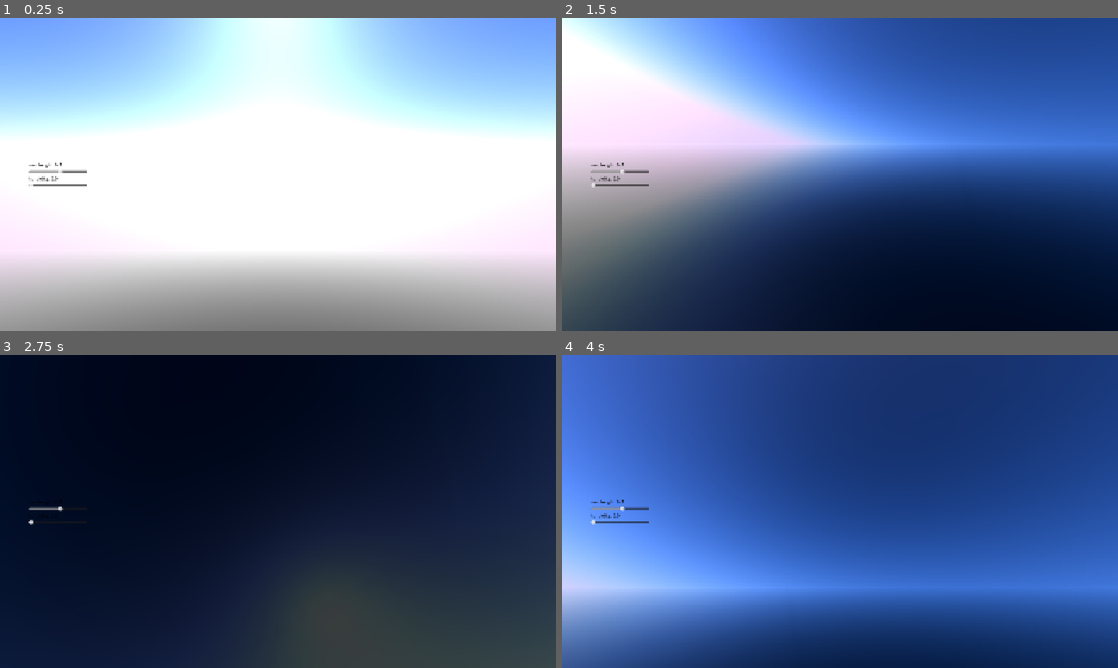
Above: before the commit, frames 1-4 (two rows, left to right).
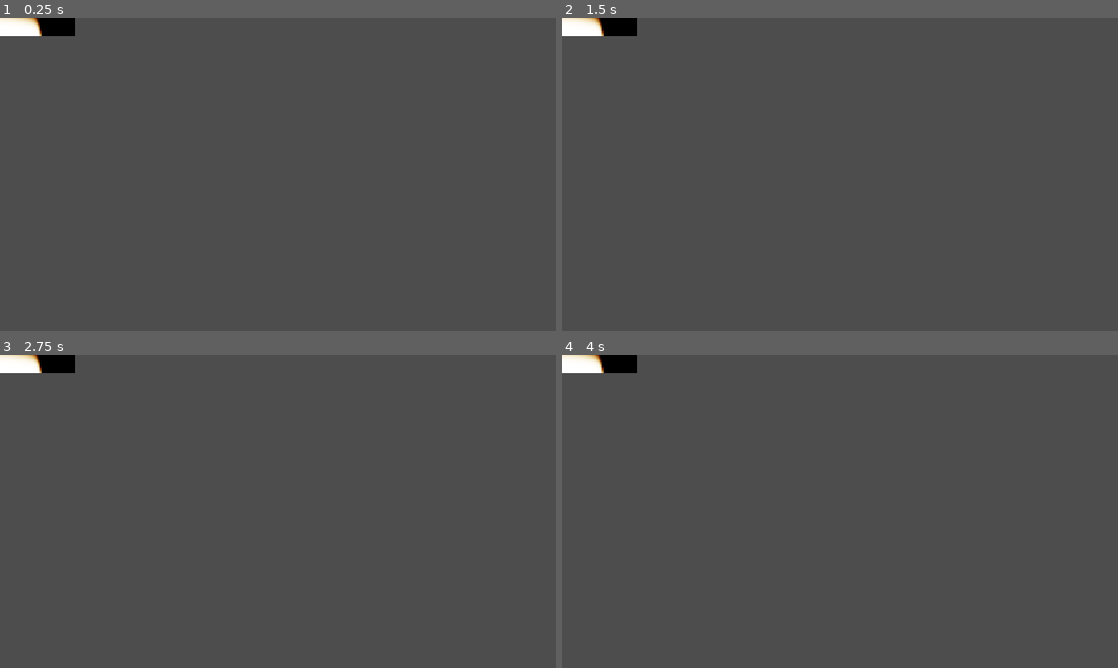
Above: after the commit, the same moments.

Repository: Nail-it-Jason/Weather_System
Game: Godot game, scene res://atmosphere_generator.tscn
Same seed, same stepped clock (60 frames per second), same inputs: the game is played once before the commit and once after it. Before the commit the project starts from res://node_3d.tscn.
Inputs:
- Up to frame 1 (0.25 s): no input
- Up to frame 2 (1.5 s): tap Enter at 0.5 s; hold D 0.53-1.28 s; hold S from 1.28 s (still down)
- Up to frame 3 (2.75 s): release S at 2.03 s; hold D from 2.03 s (still down)
- Up to frame 4 (4 s): release D at 2.78 s; hold W 2.78-3.53 s; hold A from 3.53 s (still down)

The runs differ from the first frame. In frame 1, 100% of the frame differs, in the area x 0-100%, y 0-100%; in frame 2, 98%; in frame 3, 98%; in frame 4, 100%.

Commit message:
Basic LUT

Diff:
--- a/SkyController.gd
+++ /dev/null
@@ -1,117 +0,0 @@
-@tool
-extends WorldEnvironment
-
-@export var sun_light: DirectionalLight3D
-@export_range(2.0, 10.0) var turbidity: float = 2.0
-
-@export var sun_label: Label
-@export var turbidity_label: Label
-@export var turbidity_slider: HSlider
-@export var sun_height_slider: HSlider
-
-var sky_material: ShaderMaterial
-
-# Called when the node enters the scene tree for the first time.
-func _ready() -> void:
-	sky_material = environment.sky.sky_material
-	sun_height_slider.value_changed.connect(_on_sun_height_changed)
-	_on_sun_height_changed(sun_height_slider.value)
-	turbidity_slider.value_changed.connect(_on_turbidity_changed)
-	_on_turbidity_changed(turbidity_slider.value)
-
-# Called every frame. 'delta' is the elapsed time since the previous frame.
-func _process(_delta: float) -> void:
-	if not sun_light:
-		return
-
-	if not sky_material and environment and environment.sky:
-		sky_material = environment.sky.sky_material
-
-	if not sky_material:
-		return
-	# vector sun ray direction from ground to sky
-	var sun_dir = -sun_light.global_basis.z.normalized()
-
-	sky_material.set_shader_parameter("sun_direction", sun_dir)
-
-	if sun_dir.y <= 0.0:
-		sun_light.light_energy = 0.0
-	else:
-		sun_light.light_energy = clamp(sun_dir.y * 5.0, 0.0, 1.0)
-
-	# Appendix A.2
-	# calculating a set of Y value
-	var A_Y =  0.1787 * turbidity - 1.4630
-	var B_Y = -0.3554 * turbidity + 0.4275
-	var C_Y = -0.0227 * turbidity + 5.3251
-	var D_Y =  0.1206 * turbidity - 2.5771
-	var E_Y = -0.0670 * turbidity + 0.3703
-
-	# calculating a set of x
-	var A_x = -0.0193 * turbidity - 0.2592
-	var B_x = -0.0665 * turbidity + 0.0008
-	var C_x = -0.0004 * turbidity + 0.2125
-	var D_x = -0.0641 * turbidity - 0.8989
-	var E_x = -0.0033 * turbidity + 0.0452
-
-	# calculating a set of y
-	var A_y = -0.0167 * turbidity - 0.2608
-	var B_y = -0.0950 * turbidity + 0.0092
-	var C_y = -0.0079 * turbidity + 0.2102
-	var D_y = -0.0441 * turbidity - 1.6537
-	var E_y = -0.0109 * turbidity + 0.0529
-
-	# send the values to the shader
-	sky_material.set_shader_parameter("perez_A", Vector3(A_Y, A_x, A_y))
-	sky_material.set_shader_parameter("perez_B", Vector3(B_Y, B_x, B_y))
-	sky_material.set_shader_parameter("perez_C", Vector3(C_Y, C_x, C_y))
-	sky_material.set_shader_parameter("perez_D", Vector3(D_Y, D_x, D_y))
-	sky_material.set_shader_parameter("perez_E", Vector3(E_Y, E_x, E_y))
-
-	# calculate theta_s, the angle between the sun and zenith
-	var cos_theta_s = clamp(sun_dir.y, 0.001, 1.0)
-	var theta_s = acos(cos_theta_s)
-
-	sky_material.set_shader_parameter("theta_s", theta_s)
-	# calculate Yz, zenith luminance (Kcd/m^2)
-	# Yz = (4.0453 * T - 4.9710) *
-	# tan((4/9 - T/120) * (PI - 2 * theta_s)) + 2.4192
-	var chi = (4.0 / 9.0 - turbidity / 120.0) * (PI - 2.0 * theta_s)
-	var zenith_Y = (4.0453 * turbidity - 4.9710) * tan(chi) + 2.4192
-
-	# Avoid minus values
-	zenith_Y = max(zenith_Y, 0.05)
-
-	# Calculate xz and yz
-	var T2 = turbidity * turbidity
-	var theta2 = theta_s * theta_s
-	var theta3 = theta2 * theta_s
-
-	# xz
-	var zenith_x = (
-		( 0.0017 * theta3 - 0.0037 * theta2 + 0.0021 * theta_s + 0.0) * T2 +
-		(-0.0290 * theta3 + 0.0638 * theta2 - 0.0320 * theta_s + 0.0039) * turbidity +
-		( 0.1169 * theta3 - 0.2120 * theta2 + 0.0605 * theta_s + 0.2589)
-	)
-
-	# yz
-	var zenith_y = (
-		( 0.0028 * theta3 - 0.0061 * theta2 + 0.0032 * theta_s + 0.0) * T2 +
-		(-0.0421 * theta3 + 0.0897 * theta2 - 0.0415 * theta_s + 0.0052) * turbidity +
-		( 0.1535 * theta3 - 0.2676 * theta2 + 0.0667 * theta_s + 0.2669)
-	)
-
-	sky_material.set_shader_parameter("zenith_Yxy", Vector3(zenith_Y, zenith_x, zenith_y))
-
-	var sky_exposure = smoothstep(-0.08, 0.0, sun_dir.y)
-	sky_material.set_shader_parameter("exposure", sky_exposure)
-
-# sun height slider function
-func _on_sun_height_changed(value: float) -> void:
-	sun_label.text = "sun height: " + str(snapped(value, 0.01))
-	sun_light.rotation_degrees.x = value * 90.0
-
-# turbidity slider
-func _on_turbidity_changed(value: float) -> void:
-	turbidity_label.text = "turbidity: " + str(snapped(value, 0.1))
-	turbidity = value
--- /dev/null
+++ b/atmosphere_generator.tscn
@@ -0,0 +1,28 @@
+[gd_scene format=3 uid="uid://cexjt3yadu22w"]
+
+[ext_resource type="Shader" uid="uid://mvo78cd8e6c7" path="res://new_shader.gdshader" id="1_upwfn"]
+
+[sub_resource type="ShaderMaterial" id="ShaderMaterial_72ehs"]
+shader = ExtResource("1_upwfn")
+
+[sub_resource type="ViewportTexture" id="ViewportTexture_upwfn"]
+viewport_path = NodePath("SubViewport")
+
+[node name="AtmosphereGenerator" type="Node2D" unique_id=477766514]
+
+[node name="SubViewport" type="SubViewport" parent="." unique_id=1021992558]
+size = Vector2i(256, 64)
+render_target_update_mode = 4
+
+[node name="ColorRect" type="ColorRect" parent="SubViewport" unique_id=210782617]
+material = SubResource("ShaderMaterial_72ehs")
+anchors_preset = 15
+anchor_right = 1.0
+anchor_bottom = 1.0
+grow_horizontal = 2
+grow_vertical = 2
+
+[node name="TextureRect" type="TextureRect" parent="." unique_id=2026714003]
+offset_right = 40.0
+offset_bottom = 40.0
+texture = SubResource("ViewportTexture_upwfn")
--- a/camera_3d.gd
+++ /dev/null
@@ -1,28 +0,0 @@
-extends Camera3D
-
-@export var rotation_speed: float = 2.5
-# Called when the node enters the scene tree for the first time.
-func _ready() -> void:
-	pass # Replace with function body.
-
-
-# Called every frame. 'delta' is the elapsed time since the previous frame.
-func _process(delta: float) -> void:
-	var rot_x = 0.0 # Pitch
-	var rot_y = 0.0 # Left/Right
-
-	if Input.is_key_pressed(KEY_W): rot_x -= 1.0 # W: head down
-	if Input.is_key_pressed(KEY_S): rot_x += 1.0 # S: head up
-	if Input.is_key_pressed(KEY_A): rot_y += 1.0 # A: look left
-	if Input.is_key_pressed(KEY_D): rot_y -= 1.0 # D: look right
-
-	if rot_y != 0.0:
-		rotate_y(rot_y * rotation_speed * delta)
-
-	if rot_x != 0.0:
-		rotate_object_local(Vector3.RIGHT, -rot_x * rotation_speed * delta)
-
-	# Lock in -90~90
-	rotation.x = clamp(rotation.x, -PI/2 + 0.05, PI/2 - 0.05)
-
-	rotation.z = 0.0
--- /dev/null
+++ b/new_shader.gdshader
@@ -0,0 +1,67 @@
+shader_type canvas_item;
+
+// radius
+const float R_GROUND = 6360.0;
+const float R_ATMOSPHERE = 6420.0;
+
+// Rayleigh Coefficients
+const vec3 RAYLEIGH_BETA = vec3(0.0058, 0.0135, 0.0331);
+const float RAYLEIGH_SCALE_HEIGHT = 8.0;
+
+// calculate sphere and ray hitting point
+vec2 ray_sphere_intersect(vec3 ray_origin, vec3 ray_dir, float sphere_radius) {
+    float a = dot(ray_dir, ray_dir);
+    float b = 2.0 * dot(ray_origin, ray_dir);
+    float c = dot(ray_origin, ray_origin) - (sphere_radius * sphere_radius);
+    float d = (b * b) - 4.0 * a * c;
+    if (d < 0.0) return vec2(-1.0);
+    return vec2((-b - sqrt(d)) / (2.0 * a), (-b + sqrt(d)) / (2.0 * a));
+}
+
+void fragment() {
+    // UV.y to r (ground to higher)
+    float r = mix(R_GROUND, R_ATMOSPHERE, UV.y);
+
+    // UV.x to theta
+    float cos_theta = 1.0 - 2.0 * UV.x;
+    float sin_theta = sqrt(max(0.0, 1.0 - cos_theta * cos_theta));
+
+    // camera position
+    vec3 ray_origin = vec3(0.0, r, 0.0);
+    vec3 ray_dir = vec3(sin_theta, cos_theta, 0.0);
+
+    vec2 intersection = ray_sphere_intersect(ray_origin, ray_dir, R_ATMOSPHERE);
+    float ray_length = intersection.y;
+
+    // hit the ground
+    vec2 ground_intersect = ray_sphere_intersect(ray_origin, ray_dir, R_GROUND);
+    if (ground_intersect.y > 0.0 && ground_intersect.x > 0.0) {
+        ray_length = ground_intersect.x;
+    }
+
+    // Ray Marching
+    const int STEPS = 40;
+    float step_size = ray_length / float(STEPS);
+    float current_t = 0.5 * step_size;
+
+    vec3 optical_depth = vec3(0.0);
+
+    for (int i = 0; i < STEPS; i++) {
+        vec3 sample_pos = ray_origin + ray_dir * current_t;
+        float sample_height = length(sample_pos) - R_GROUND;
+
+        float density = exp(-sample_height / RAYLEIGH_SCALE_HEIGHT);
+        optical_depth += density * step_size * RAYLEIGH_BETA;
+
+        current_t += step_size;
+    }
+
+    vec3 transmittance = exp(-optical_depth);
+
+    // hit the ground
+    if (ground_intersect.y > 0.0 && ground_intersect.x > 0.0) {
+        transmittance = vec3(0.0);
+    }
+
+    COLOR = vec4(transmittance, 1.0);
+}
--- a/node_3d.tscn
+++ /dev/null
@@ -1,91 +0,0 @@
-[gd_scene format=3 uid="uid://br53x7acioqfy"]
-
-[ext_resource type="Shader" uid="uid://dkdy4fm0ac84f" path="res://preetham_sky.gdshader" id="1_a202f"]
-[ext_resource type="Script" uid="uid://bkv8rfmt02hld" path="res://SkyController.gd" id="2_noarx"]
-[ext_resource type="Shader" uid="uid://cjaopu82oy8d8" path="res://sea.gdshader" id="3_a0tk4"]
-[ext_resource type="Script" uid="uid://45ve6y62wpfa" path="res://camera_3d.gd" id="3_r3fl7"]
-
-[sub_resource type="ShaderMaterial" id="ShaderMaterial_noarx"]
-shader = ExtResource("1_a202f")
-shader_parameter/sun_direction = Vector3(0, 0.50000006, -0.86602545)
-shader_parameter/theta_s = 1.047197482371081
-shader_parameter/exposure = 1.0
-shader_parameter/perez_A = Vector3(-1.1056, -0.2978, -0.2942)
-shader_parameter/perez_B = Vector3(-0.2833, -0.1322, -0.1808)
-shader_parameter/perez_C = Vector3(5.2797, 0.2117, 0.1944)
-shader_parameter/perez_D = Vector3(-2.3359, -1.0271, -1.7419)
-shader_parameter/perez_E = Vector3(0.2363, 0.0386, 0.0311)
-shader_parameter/zenith_Yxy = Vector3(3.9183276, 0.2384949, 0.24259973)
-
-[sub_resource type="Sky" id="Sky_a0tk4"]
-sky_material = SubResource("ShaderMaterial_noarx")
-
-[sub_resource type="Environment" id="Environment_r3fl7"]
-background_mode = 2
-sky = SubResource("Sky_a0tk4")
-sky_rotation = Vector3(0.34906584, 0, 0)
-
-[sub_resource type="PlaneMesh" id="PlaneMesh_r3fl7"]
-size = Vector2(10000, 10000)
-
-[sub_resource type="ShaderMaterial" id="ShaderMaterial_jka67"]
-render_priority = 0
-shader = ExtResource("3_a0tk4")
-shader_parameter/water_color = Color(0.01, 0.03, 0.05, 1)
-shader_parameter/roughness = 0.05
-
-[node name="Node3D" type="Node3D" unique_id=570736886]
-
-[node name="CanvasLayer" type="CanvasLayer" parent="." unique_id=2038648204]
-
-[node name="VBoxContainer" type="VBoxContainer" parent="CanvasLayer" unique_id=1468740761]
-anchors_preset = 4
-anchor_top = 0.5
-anchor_bottom = 0.5
-offset_left = 100.0
-offset_top = -45.0
-offset_right = 300.0
-offset_bottom = 45.0
-grow_vertical = 2
-
-[node name="SunLabel" type="Label" parent="CanvasLayer/VBoxContainer" unique_id=2143713399]
-layout_mode = 2
-theme_override_colors/font_color = Color(0, 0, 0, 1)
-
-[node name="SunPosition" type="HSlider" parent="CanvasLayer/VBoxContainer" unique_id=1125444158]
-layout_mode = 2
-min_value = -0.1
-max_value = 1.0
-step = 0.01
-value = 0.5
-
-[node name="TurbLabel" type="Label" parent="CanvasLayer/VBoxContainer" unique_id=1504764115]
-layout_mode = 2
-theme_override_colors/font_color = Color(0, 0, 0, 1)
-
-[node name="Turbidity" type="HSlider" parent="CanvasLayer/VBoxContainer" unique_id=504090613]
-layout_mode = 2
-min_value = 2.0
-max_value = 10.0
-step = 0.1
-value = 2.0
-
-[node name="WorldEnvironment" type="WorldEnvironment" parent="." unique_id=448551600 node_paths=PackedStringArray("sun_light", "sun_label", "turbidity_label", "turbidity_slider", "sun_height_slider")]
-environment = SubResource("Environment_r3fl7")
-script = ExtResource("2_noarx")
-sun_light = NodePath("../SunLight")
-sun_label = NodePath("../CanvasLayer/VBoxContainer/SunLabel")
-turbidity_label = NodePath("../CanvasLayer/VBoxContainer/TurbLabel")
-turbidity_slider = NodePath("../CanvasLayer/VBoxContainer/Turbidity")
-sun_height_slider = NodePath("../CanvasLayer/VBoxContainer/SunPosition")
-
-[node name="SunLight" type="DirectionalLight3D" parent="." unique_id=1812352544]
-transform = Transform3D(0.9999998, 0, 0, 0, 0.8660252, -0.49999994, 0, 0.49999988, 0.86602527, 0, 0, 0)
-
-[node name="Camera3D" type="Camera3D" parent="." unique_id=487808514]
-transform = Transform3D(1, 0, 0, 0, 0.9396926, -0.34202012, 0, 0.34202012, 0.9396926, 0, 1.7, -5)
-script = ExtResource("3_r3fl7")
-
-[node name="Sea" type="MeshInstance3D" parent="." unique_id=1967190257]
-mesh = SubResource("PlaneMesh_r3fl7")
-surface_material_override/0 = SubResource("ShaderMaterial_jka67")
--- a/preetham_sky.gdshader
+++ /dev/null
@@ -1,67 +0,0 @@
-shader_type sky;
-
-// sun_direction
-uniform vec3 sun_direction;
-
-uniform float theta_s;
-uniform float exposure = 1.0;
-
-// 5 set of parameters
-uniform vec3 perez_A;
-uniform vec3 perez_B;
-uniform vec3 perez_C;
-uniform vec3 perez_D;
-uniform vec3 perez_E;
-
-// set of zenith values
-uniform vec3 zenith_Yxy;
-
-vec3 Yxy_to_RGB(vec3 Yxy)
-{
-	float Y = Yxy.x;
-    float x = Yxy.y;
-    float y = max(Yxy.z, 0.0001);
-
-    float X = (x * Y) / y;
-    float Z = ((1.0 - x - y) * Y) / y;
-    vec3 XYZ = vec3(X, Y, Z);
-
-    vec3 rgb;
-    rgb.r =  3.240479 * XYZ.x - 1.537150 * XYZ.y - 0.498535 * XYZ.z;
-    rgb.g = -0.969256 * XYZ.x + 1.875991 * XYZ.y + 0.041556 * XYZ.z;
-    rgb.b =  0.055648 * XYZ.x - 0.204043 * XYZ.y + 1.057311 * XYZ.z;
-
-    return rgb;
-}
-
-vec3 calc_perez(float theta, float gamma) {
-    // F(theta, gamma) = (1 + A * e^(B/cos(theta))) * (1 + C * e^(D*gamma) + E * cos^2(gamma))
-    vec3 term1 = 1.0 + perez_A * exp(perez_B / cos(theta));
-    vec3 term2 = 1.0 + perez_C * exp(perez_D * gamma) + perez_E * cos(gamma) * cos(gamma);
-    return term1 * term2;
-}
-
-void sky() {
-	vec3 view_dir = normalize(EYEDIR);
-
-    // calculate theta
-    float theta = acos(max(view_dir.y, 0.001));
-
-    // calculate gamma
-    float gamma = acos(clamp(dot(view_dir, sun_direction), -1.0, 1.0));
-
-    // Using equation 4 to calculate Y, x, y for current pixel
-    // Y = Y_z * ( F(theta, gamma) / F(0, theta_s) )
-    vec3 f_theta_gamma = calc_perez(theta, gamma);
-    vec3 f_zero_theta_s = calc_perez(0.0, theta_s);
-	// at zenith theta = 0
-
-    // current xyY value
-    vec3 current_Yxy = zenith_Yxy * (f_theta_gamma / f_zero_theta_s);
-
-    // Switch to RGB
-    vec3 rgb_color = Yxy_to_RGB(current_Yxy);
-
-    // multiply by a small coefficient
-    COLOR = rgb_color * 0.05 * exposure;
-}
--- a/project.godot
+++ b/project.godot
@@ -11,7 +11,7 @@
 [application]
 
 config/name="Weather_System"
-run/main_scene="uid://br53x7acioqfy"
+run/main_scene="uid://cexjt3yadu22w"
 config/features=PackedStringArray("4.6", "Forward Plus")
 config/icon="res://icon.svg"
 
--- a/sea.gdshader
+++ /dev/null
@@ -1,21 +0,0 @@
-shader_type spatial;
-
-uniform vec3 water_color : source_color = vec3(0.01, 0.03, 0.05); // deep blue
-uniform float roughness : hint_range(0.0, 1.0) = 0.05;
-
-void vertex() {
-    float wave = 3.0 * sin(VERTEX.x * 0.5 + TIME) * 0.2 + 5.0 * cos(VERTEX.z * 0.5 + TIME) * 0.2;
-    VERTEX.y += wave;
-}
-
-void fragment() {
-    ALBEDO = water_color;
-
-    METALLIC = 0.0;
-    ROUGHNESS = roughness;
-    SPECULAR = 0.5;
-
-    float fresnel = pow(1.0 - dot(NORMAL, VIEW), 5.0);
-
-    ROUGHNESS = mix(roughness, 0.0, fresnel);
-}
Not shown, changed: .DS_Store
